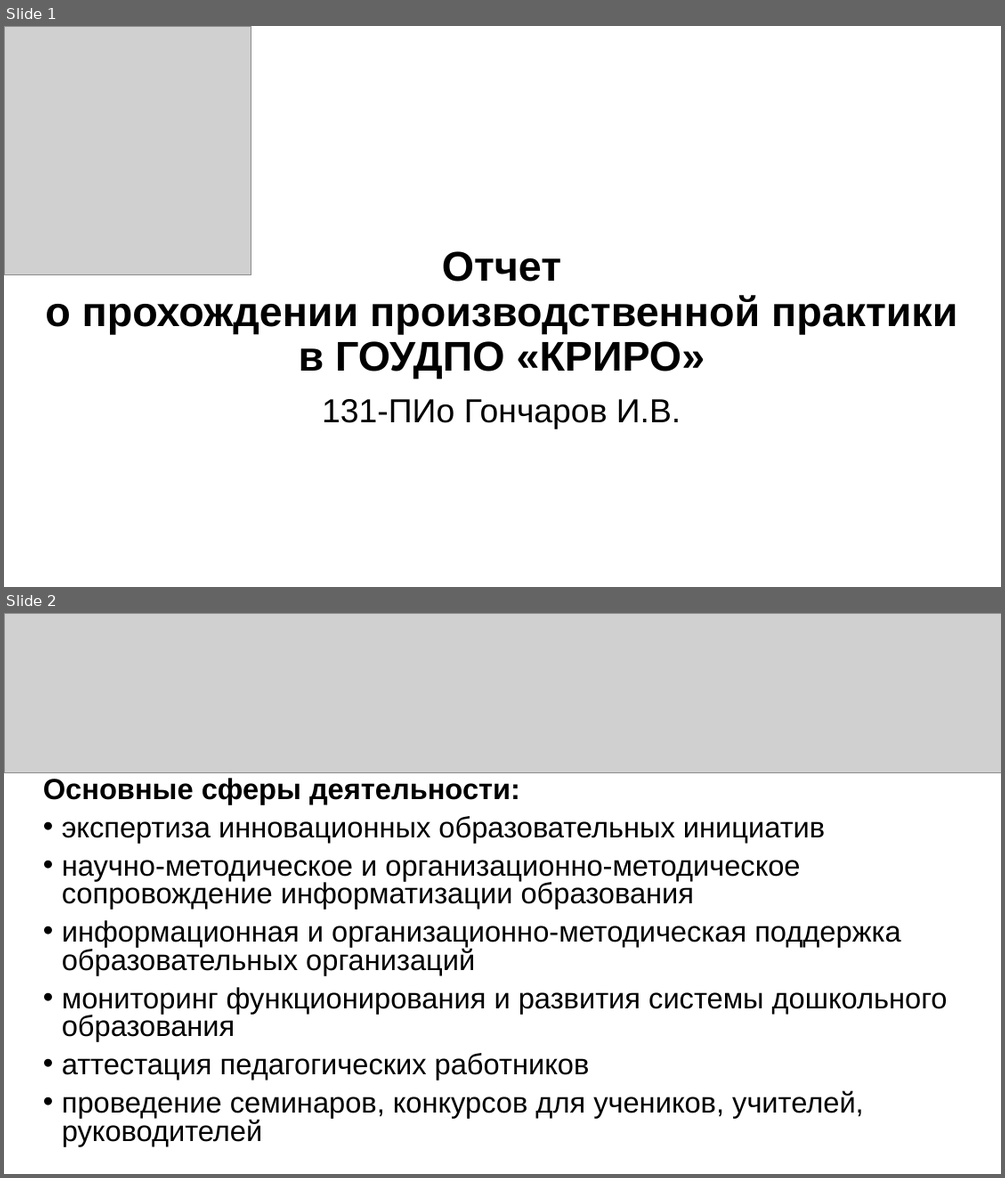
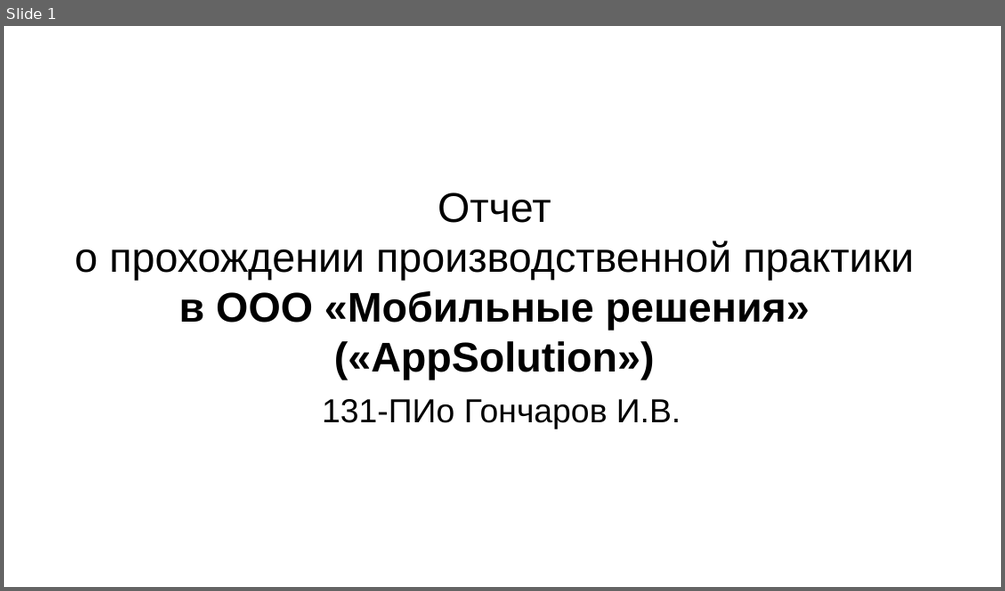
Before and after one commit to dsyt17/works, a slide deck: Отчет по практике/Отчет Гончаров.pptx. Shown one above the other, each under a label of ours: slides 1 and 2 before the commit, slide 1 after it. The pictures are 1005x1178 and 1005x591 pixels, drawn with LibreOffice and Linux fonts; fonts in the diff are those of the drawing; grey boxes stand for pictures. Boxes give left, top, right and bottom in pixels: in the first picture for what was removed or moved away, otherwise in the second. Text is boxed around its words. In the diff, an @@ line names an element or a change of style, - is before the commit and + after.

Commit message:
презентация с отчетом

```diff
--- a/Отчет по практике/Отчет Гончаров.pptx
+++ b/Отчет по практике/Отчет Гончаров.pptx
@@ slide 2 removed at box(4, 613, 1001, 1174), background #FFFFFF @@
@@ picture removed at box(4, 613, 1001, 773) @@
@@ text removed at box(43, 778, 947, 1145) @@
-Основные сферы деятельности:
-• экспертиза инновационных образовательных инициатив
-• научно-методическое и организационно-методическое сопровождение информатизации образования
-• информационная и организационно-методическая поддержка образовательных организаций
-• мониторинг функционирования и развития системы дошкольного образования
-• аттестация педагогических работников
-• проведение семинаров, конкурсов для учеников, учителей, руководителей
@@ slide 1 changed as well @@
@@ picture removed at box(4, 26, 251, 275) @@
@@ title at box(74, 192, 914, 379): text changed; bold off @@
-Отчет
-о прохождении производственной практики
-в ГОУДПО «КРИРО»
+Отчет
+о прохождении производственной практики
+в ООО «Мобильные решения» («AppSolution»)
```
Also in this commit, not shown: 2 other slides changed, 8 slides added, 6 other slides removed.
